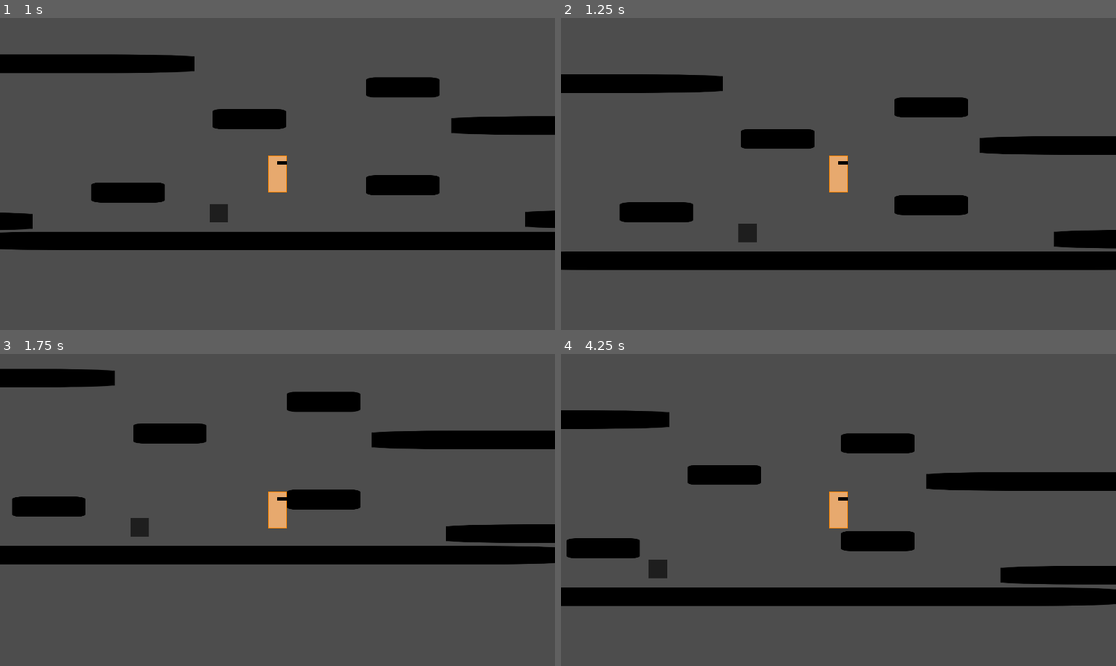
Above: before the commit, frames 1-4 (two rows, left to right).
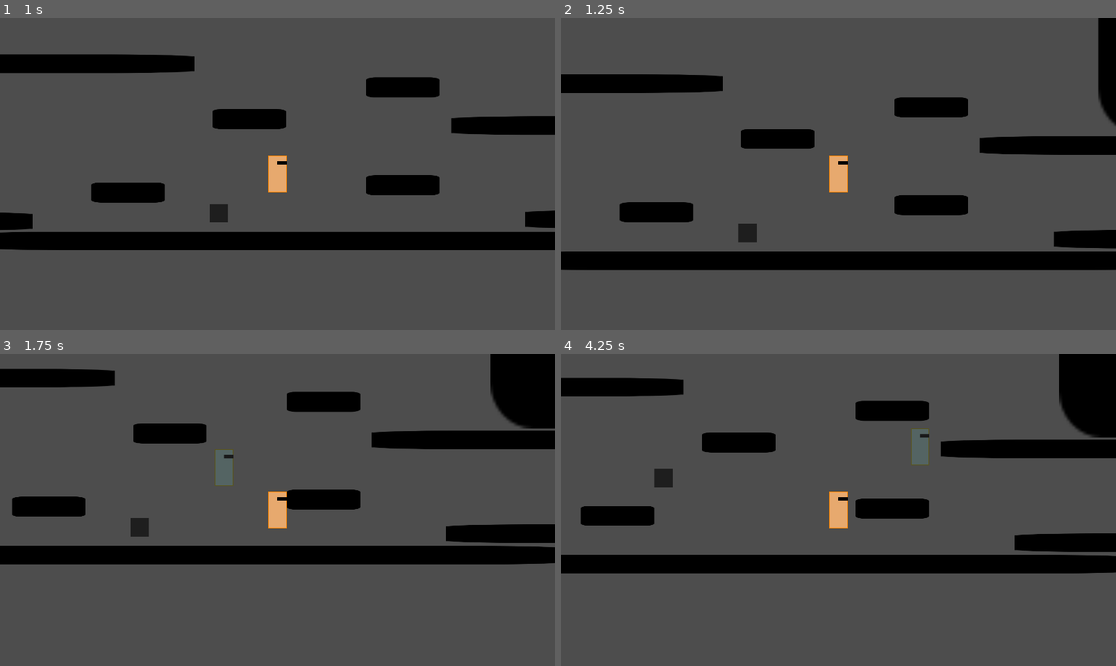
Above: after the commit, the same moments.

Repository: rinevard/Shadow
Game: Godot game, scene res://scenes/main.tscn
The game is run twice, just before and just after one commit, with the same random seed, the same clock (stepped at 60 frames per second) and the same inputs. The engine's default icon, where the game draws it, is replaced by a stand-in: a white triangle on a blue panel in a dark square.
Inputs:
- Up to frame 1 (1 s): hold D (right) from 0.53 s (still down); hold 1 (ink) from 0.53 s (still down); tap Space (jump) at 0.77 s; tap 3 (simulate-path) at 0.8 s
- Up to frame 2 (1.25 s): keep holding D (right); keep holding 1 (ink); tap Space (jump) at 1.07 s
- Up to frame 3 (1.75 s): keep holding D (right); release 1 (ink) at 1.28 s; tap 3 (simulate-path) at 1.35 s; tap Space (jump) at 1.52, 1.55 s
- Up to frame 4 (4.25 s): tap Space (jump) at 1.82, 3.02, 3.32, 3.77, 3.8, 4.07 s; release D (right) at 2.03 s; hold A (left) 2.03-2.78 s; hold Space (jump) 2.03-2.78 s; tap 1 (ink) at 2.3, 2.85 s; hold D (right) from 2.78 s (still down); tap 3 (simulate-path) at 3.05 s; hold 2 (simulate-imitation) from 3.53 s (still down)

Frame 1 is identical in both runs. In frame 2, 1.0% of the frame differs, in the area x 96-100%, y 0-35%; in frame 3, 2.6%; in frame 4, 29%, in the area x 0-100%, y 0-81%.

Commit message:
现在component可以同时处理多个动作输入了，做了循迹

Diff:
--- a/globals/action_recorder.gd
+++ b/globals/action_recorder.gd
@@ -24,8 +24,8 @@
 			在 TODO 做完的瞬间后: []
 				新增的记录重新进入 TODO, 我们也重新开始记录
 """
-## 输入的 actions 是形如[[action, time1], [action, time2], ...] 的列表, time 的单位为秒
-## time1 从 0 开始, time_k 对应的 action 表示在 time_k 时按下的动作. 如果那一刻没有按下动作, action 为 -1
+## 输入的 actions 是形如[[[actions], time1], [[actions], time2], ...] 的列表, time 的单位为秒
+## time1 从 0 开始, time_k 对应的 actions 表示在 time_k 时按下的所有动作. 如果那一刻没有按下动作, actions 为空列表
 var action_time_queue: Array[Array] = []
 var is_recording_action: bool = false
 var action_record_start_sec: float = -1.0 # 单位为秒
@@ -47,11 +47,12 @@
 
 ## 调用该函数来记录玩家的操作
 ## 在记录前应当先调用 start_record_action 来开始记录
-func record_action(action: int):
+func record_action(actions: Array[int]):
 	assert(is_recording_action, "尚未开始记录 action!")
-	assert(action == -1 or action in Enum.Actions.values(), "要记录的 action 不在 Enum.Actions 里! action 为 " + str(action))
+	for action in actions:
+		assert(action in Enum.Actions.values(), "要记录的 action 不在 Enum.Actions 里! action 为 " + str(action))
 	var cur_sec: float = Time.get_ticks_msec() / 1000.0
-	action_time_queue.append([action, cur_sec - action_record_start_sec])
+	action_time_queue.append([actions, cur_sec - action_record_start_sec])
 
 ## 返回截至调用该函数时记录的所有操作
 var time: int = 0
--- /dev/null
+++ b/globals/path_recorder.gd
@@ -0,0 +1,36 @@
+extends Node
+
+## 输入的 shifts 是形如[[shift, time1], [shift, time2], ...] 的列表, time 的单位为秒
+## time1 从 0 开始, time_k 对应的 shift 表示在 time_k 时的位移. 如果那一刻没有按下动作, shifts 为空列表
+var shift_time_queue: Array = []
+var is_recording_shift: bool = false
+var shift_record_start_sec: float = -1.0 # 单位为秒
+var global_pos_last_record: Vector2
+
+## 清空记录的操作
+func reset_shift_record():
+	shift_record_start_sec = Time.get_ticks_msec() / 1000.0
+	shift_time_queue = []
+
+## 开始记录操作
+func start_record_shift():
+	is_recording_shift = true
+	shift_record_start_sec = Time.get_ticks_msec() / 1000.0
+
+## 结束记录操作
+func end_record_shift():
+	is_recording_shift = false
+	shift_record_start_sec = -1.0
+
+## 调用该函数来记录玩家的操作
+## 在记录前应当先调用 start_record_shift 来开始记录
+func record_shift(shift: Vector2):
+	assert(is_recording_shift, "尚未开始记录 shift!")
+	var cur_sec: float = Time.get_ticks_msec() / 1000.0
+	shift_time_queue.append([shift, cur_sec - shift_record_start_sec])
+
+## 返回截至调用该函数时记录的所有操作
+var time: int = 0
+func get_record_shifts() -> Array:
+	time += 1
+	return shift_time_queue.duplicate(true)
--- a/project.godot
+++ b/project.godot
@@ -19,6 +19,7 @@
 
 Enum="*res://globals/enum.gd"
 ActionRecorder="*res://globals/action_recorder.gd"
+PathRecorder="*res://globals/path_recorder.gd"
 
 [display]
 
@@ -44,29 +45,40 @@
 "events": [Object(InputEventKey,"resource_local_to_scene":false,"resource_name":"","device":-1,"window_id":0,"alt_press …(191 unchanged characters)…
 ]
 }
-ink={
-"deadzone": 0.5,
-"events": [null, Object(InputEventKey,"resource_local_to_scene":false,"resource_name":"","device":-1,"window_id":0,"alt_pressed":false,"shift_pressed":false,"ctrl_pressed":false,"meta_pressed":false,"pressed":false,"keycode":0,"physical_keycode":49,"key_label":0,"unicode":49,"location":0,"echo":false,"script":null)
-]
-}
 simulate-imitation={
 "deadzone": 0.5,
 "events": [Object(InputEventKey,"resource_local_to_scene":false,"resource_name":"","device":-1,"window_id":0,"alt_press …(191 unchanged characters)…
+, Object(InputEventKey,"resource_local_to_scene":false,"resource_name":"","device":-1,"window_id":0,"alt_pressed":false,"shift_pressed":false,"ctrl_pressed":false,"meta_pressed":false,"pressed":false,"keycode":0,"physical_keycode":75,"key_label":0,"unicode":107,"location":0,"echo":false,"script":null)
 ]
 }
 simulate-path={
 "deadzone": 0.5,
 "events": [Object(InputEventKey,"resource_local_to_scene":false,"resource_name":"","device":-1,"window_id":0,"alt_press …(191 unchanged characters)…
+, Object(InputEventKey,"resource_local_to_scene":false,"resource_name":"","device":-1,"window_id":0,"alt_pressed":false,"shift_pressed":false,"ctrl_pressed":false,"meta_pressed":false,"pressed":false,"keycode":0,"physical_keycode":76,"key_label":0,"unicode":108,"location":0,"echo":false,"script":null)
 ]
 }
 remove-imitation={
 "deadzone": 0.5,
 "events": [Object(InputEventKey,"resource_local_to_scene":false,"resource_name":"","device":-1,"window_id":0,"alt_press …(190 unchanged characters)…
+, Object(InputEventKey,"resource_local_to_scene":false,"resource_name":"","device":-1,"window_id":0,"alt_pressed":false,"shift_pressed":true,"ctrl_pressed":false,"meta_pressed":false,"pressed":false,"keycode":0,"physical_keycode":75,"key_label":0,"unicode":75,"location":0,"echo":false,"script":null)
 ]
 }
 remove-ink={
 "deadzone": 0.5,
 "events": [Object(InputEventKey,"resource_local_to_scene":false,"resource_name":"","device":-1,"window_id":0,"alt_press …(190 unchanged characters)…
+, Object(InputEventKey,"resource_local_to_scene":false,"resource_name":"","device":-1,"window_id":0,"alt_pressed":false,"shift_pressed":true,"ctrl_pressed":false,"meta_pressed":false,"pressed":false,"keycode":0,"physical_keycode":74,"key_label":0,"unicode":74,"location":0,"echo":false,"script":null)
+]
+}
+ink={
+"deadzone": 0.5,
+"events": [Object(InputEventKey,"resource_local_to_scene":false,"resource_name":"","device":-1,"window_id":0,"alt_pressed":false,"shift_pressed":false,"ctrl_pressed":false,"meta_pressed":false,"pressed":false,"keycode":0,"physical_keycode":74,"key_label":0,"unicode":106,"location":0,"echo":false,"script":null)
+, Object(InputEventKey,"resource_local_to_scene":false,"resource_name":"","device":-1,"window_id":0,"alt_pressed":false,"shift_pressed":false,"ctrl_pressed":false,"meta_pressed":false,"pressed":false,"keycode":0,"physical_keycode":49,"key_label":0,"unicode":49,"location":0,"echo":false,"script":null)
+]
+}
+remove-path={
+"deadzone": 0.5,
+"events": [Object(InputEventKey,"resource_local_to_scene":false,"resource_name":"","device":-1,"window_id":0,"alt_pressed":false,"shift_pressed":true,"ctrl_pressed":false,"meta_pressed":false,"pressed":false,"keycode":0,"physical_keycode":51,"key_label":0,"unicode":35,"location":0,"echo":false,"script":null)
+, Object(InputEventKey,"resource_local_to_scene":false,"resource_name":"","device":-1,"window_id":0,"alt_pressed":false,"shift_pressed":true,"ctrl_pressed":false,"meta_pressed":false,"pressed":false,"keycode":0,"physical_keycode":76,"key_label":0,"unicode":76,"location":0,"echo":false,"script":null)
 ]
 }
 
--- a/scenes/components/player_action_component.gd
+++ b/scenes/components/player_action_component.gd
@@ -5,16 +5,26 @@
 @export var speed: float = 900.0
 @export var jump_velocity: float = -1550.0
 
-## 接受一个动作(输入为 -1 或 autoload 里的 enum 值), 让 character_body 做出相应行为
-## 如果输入为 -1, 表示没有输入的动作, character_body 将减速
-func handle_action(action: int):
-	match action:
-		Enum.Actions.LEFT:
-			character_body.velocity.x = -1 * speed
-		Enum.Actions.RIGHT:
-			character_body.velocity.x = 1 * speed
-		Enum.Actions.JUMP:
-			if character_body.is_on_floor():
-				character_body.velocity.y = jump_velocity
-		_:
-			character_body.velocity.x = move_toward(character_body.velocity.x, 0, speed)
+## 接受一个动作列表(autoload 里的 enum 值), 让 character_body 做出相应行为
+## 如果输入为空列表, 表示没有输入的动作, character_body 将减速
+func handle_action(actions: Array[int]):
+	var flag = false
+	if actions != [] and actions != [1] and actions != [0] and character_body.get("imitation_pressed_time") == null:
+		print(actions)
+		flag = true
+
+	for action in actions:
+		match action:
+			Enum.Actions.LEFT:
+				character_body.velocity.x = -1 * speed
+			Enum.Actions.RIGHT:
+				character_body.velocity.x = 1 * speed
+			Enum.Actions.JUMP:
+				if flag:
+					print("is jumping!")
+				if character_body.is_on_floor():
+					if flag:
+						print("真的跳起来了")
+					character_body.velocity.y = jump_velocity
+	if actions.size() == 0:
+		character_body.velocity.x = move_toward(character_body.velocity.x, 0, speed)
--- a/scenes/main.tscn
+++ b/scenes/main.tscn
@@ -60,6 +60,11 @@
 position = Vector2(2167, -2697)
 scale = Vector2(3.969, 1.0815)
 
+[node name="Ground14" parent="Grounds" instance=ExtResource("1_lbe3k")]
+position = Vector2(4199, -1131)
+rotation = 1.5708
+scale = Vector2(19.9616, 18.509)
+
 [node name="Player" parent="." instance=ExtResource("2_nbq18")]
 position = Vector2(588, 706)
 
--- a/scenes/player/player.gd
+++ b/scenes/player/player.gd
@@ -5,14 +5,6 @@
 # 墨
 const INK_SHADOW = preload("res://scenes/shadows/ink_shadow.tscn")
 var ink_shadow: Node2D = null
-
-# 循迹相关
-
-# 仿行相关
-const IMITATION_SHADOW = preload("res://scenes/shadows/imitation_shadow.tscn")
-var is_recording_action: bool = false
-var imitation_shadow_born_global_pos: Vector2
-var imitation_shadow: ImitationShadow = null
 
 var ink_pressed_time: int = 0:
 	set(value):
@@ -29,6 +21,45 @@
 			var tmp = global_position
 			global_position = ink_shadow.global_position
 			ink_shadow.global_position = tmp
+
+# 循迹相关
+const PATH_SHADOW = preload("res://scenes/shadows/path_shadow.tscn")
+var is_recording_path: bool = false
+var path_shadow_born_global_pos: Vector2
+var path_shadow: PathShadow = null
+var last_global_pos: Vector2
+
+var path_pressed_time: int = 0:
+	set(value):
+		path_pressed_time = value
+		if path_pressed_time == 0:
+			PathRecorder.reset_shift_record()
+			PathRecorder.end_record_shift()
+			is_recording_path = false
+			if path_shadow and is_instance_valid(path_shadow):
+				path_shadow.call_deferred("queue_free")
+		elif path_pressed_time == 1:
+			PathRecorder.start_record_shift()
+			is_recording_path = true
+			path_shadow_born_global_pos = global_position
+			print("开始记录!")
+		elif path_pressed_time == 2:
+			path_shadow = PATH_SHADOW.instantiate()
+			get_tree().root.add_child(path_shadow)
+			path_shadow.global_position = path_shadow_born_global_pos
+			path_shadow.all_shift_completed.connect(_on_all_shifts_completed)
+			_on_all_shifts_completed()
+		else:
+			# 互换位置
+			var tmp = global_position
+			global_position = path_shadow.global_position
+			path_shadow.global_position = tmp
+
+# 仿行相关
+const IMITATION_SHADOW = preload("res://scenes/shadows/imitation_shadow.tscn")
+var is_recording_action: bool = false
+var imitation_shadow_born_global_pos: Vector2
+var imitation_shadow: ImitationShadow = null
 
 var imitation_pressed_time: int = 0:
 	set(value):
@@ -61,18 +92,23 @@
 	if not is_on_floor():
 		velocity += get_gravity() * delta
 
-	var action: int = -1
-	if Input.is_action_just_pressed("jump"):
-		action = Enum.Actions.JUMP
-	elif Input.is_action_pressed("left"):
-		action = Enum.Actions.LEFT
-	elif Input.is_action_pressed("right"):
-		action = Enum.Actions.RIGHT
+	var actions: Array[int] = []
+	if Input.is_action_pressed("jump"):
+		actions.append(Enum.Actions.JUMP)
+	if Input.is_action_pressed("left"):
+		actions.append(Enum.Actions.LEFT)
+	if Input.is_action_pressed("right"):
+		actions.append(Enum.Actions.RIGHT)
 
-	player_action_component.handle_action(action)
+	player_action_component.handle_action(actions)
 
 	if is_recording_action:
-		ActionRecorder.call_deferred("record_action", action)
+		ActionRecorder.call_deferred("record_action", actions)
+
+	# 循迹
+	if is_recording_path:
+		PathRecorder.call_deferred("record_shift", global_position - last_global_pos)
+	last_global_pos = global_position
 
 	move_and_slide()
 
@@ -81,13 +117,25 @@
 		imitation_pressed_time = 0
 	elif event.is_action_pressed("simulate-imitation"):
 		imitation_pressed_time += 1
+
 	if event.is_action_pressed("remove-ink"):
 		ink_pressed_time = 0
 	elif event.is_action_pressed("ink"):
 		ink_pressed_time += 1
+
+	if event.is_action_pressed("remove-path"):
+		path_pressed_time = 0
+	elif event.is_action_pressed("simulate-path"):
+		path_pressed_time += 1
 
 func _on_all_actions_completed():
 	assert(is_instance_valid(imitation_shadow) and imitation_shadow != null, "在 imitation_shadow 不合法时调用了 _on_actions_completed!")
 	var actions = ActionRecorder.get_record_actions()
 	imitation_shadow.repeat_actions(actions)
 	ActionRecorder.reset_action_record()
+
+func _on_all_shifts_completed():
+	assert(is_instance_valid(path_shadow) and path_shadow != null, "在 path_shadow 不合法时调用了 _on_all_shifts_completed!")
+	var shifts = PathRecorder.get_record_shifts()
+	path_shadow.repeat_shifts(shifts)
+	PathRecorder.reset_shift_record()
--- a/scenes/shadows/imitation_shadow.gd
+++ b/scenes/shadows/imitation_shadow.gd
@@ -4,40 +4,34 @@
 signal all_action_completed()
 @onready var player_action_component: PlayerActionComponent = $PlayerActionComponent
 
-## 记录尚未完成的 actions 数量, 在所有 action 完成后发出信号来获取新的 actions
+## 记录尚未完成的 actions 列表数量, 在所有动作列表完成后发出信号来获取新的 actions
 var action_num_to_complete: int = 0:
 	set(num):
 		action_num_to_complete = num
 		if action_num_to_complete == 0:
 			all_action_completed.emit()
-var cur_pressed_action: int = -1
+var cur_pressed_actions: Array[int] = []
 
 func _physics_process(delta):
 	# Add the gravity.
 	if not is_on_floor():
 		velocity += get_gravity() * delta
-	if cur_pressed_action == Enum.Actions.JUMP:
-		print("repeat jump!")
 
-	player_action_component.handle_action(cur_pressed_action)
+	player_action_component.handle_action(cur_pressed_actions)
 
 	move_and_slide()
 
-## 输入的 actions 是形如[[action, time1], [action, time2], ...] 的列表, time 的单位为秒
-## time_1 从 0 开始, time_k 对应的 action 表示在 time_k 时按下的动作. 如果那一刻没有按下动作, action 为 -1
+## 输入的 actions 是形如[[[actions], time1], [[actions], time2], ...] 的列表, time 的单位为秒
+## time1 从 0 开始, time_k 对应的 actions 表示在 time_k 时按下的所有动作. 如果那一刻没有按下动作, actions 为空列表
 func repeat_actions(actions: Array[Array]):
-	# TODO
-	# 现在的 bug 是有些 action 会被吞掉, 诱因是两个 action 有相同的 time.
-	# 我们要修改 ActionComponent, 让它能在同一时刻处理多个动作.
-	# 做个类似输入缓存的东西?
 	for tuple in actions:
-		var action = tuple[0]
+		var actions_at_time = tuple[0]
 		var time = tuple[1]
-		act_after_time(action, time)
+		act_after_time(actions_at_time, time)
 
 ## 在 time 时间后把 action 设为 cur_pressed_action
-func act_after_time(action: int, time: float):
+func act_after_time(actions_at_time: Array[int], time: float):
 	action_num_to_complete += 1
 	await get_tree().create_timer(time).timeout
-	cur_pressed_action = action
+	cur_pressed_actions = actions_at_time
 	action_num_to_complete -= 1
--- /dev/null
+++ b/scenes/shadows/path_shadow.gd
@@ -0,0 +1,27 @@
+class_name PathShadow
+extends CharacterBody2D
+
+signal all_shift_completed()
+
+## 记录尚未完成的位移数量, 在所有动作列表完成后发出信号来获取新的 actions
+var shift_num_to_complete: int = 0:
+	set(num):
+		shift_num_to_complete = num
+		if shift_num_to_complete == 0:
+			all_shift_completed.emit()
+var cur_pressed_shifts: Array[Vector2] = []
+
+## 输入的 shifts 是形如[[shift, time1], [shift, time2], ...] 的列表, time 的单位为秒
+## time1 从 0 开始, time_k 对应的 shift 表示在 time_k 时的位移. 如果那一刻没有按下动作, shifts 为空列表
+func repeat_shifts(shifts: Array):
+	for tuple in shifts:
+		var shift: Vector2 = tuple[0]
+		var time = tuple[1]
+		shift_after_time(shift, time)
+
+## 在 time 时间后移动自身
+func shift_after_time(shift: Vector2, time: float):
+	shift_num_to_complete += 1
+	await get_tree().create_timer(time).timeout
+	global_position += shift
+	shift_num_to_complete -= 1
--- /dev/null
+++ b/scenes/shadows/path_shadow.tscn
@@ -0,0 +1,19 @@
+[gd_scene load_steps=4 format=3 uid="uid://bhs6v2b3xiotd"]
+
+[ext_resource type="Script" path="res://scenes/shadows/path_shadow.gd" id="1_4fuxc"]
+[ext_resource type="Texture2D" uid="uid://iekwlnxh1maf" path="res://assets/arts/player/Player.png" id="2_6d7v4"]
+
+[sub_resource type="RectangleShape2D" id="RectangleShape2D_inlbl"]
+size = Vector2(128, 256)
+
+[node name="PathShadow" type="CharacterBody2D"]
+collision_layer = 8
+collision_mask = 0
+script = ExtResource("1_4fuxc")
+
+[node name="Sprite2D" type="Sprite2D" parent="."]
+modulate = Color(0.380392, 0.662745, 1, 0.666667)
+texture = ExtResource("2_6d7v4")
+
+[node name="CollisionShape2D" type="CollisionShape2D" parent="."]
+shape = SubResource("RectangleShape2D_inlbl")
